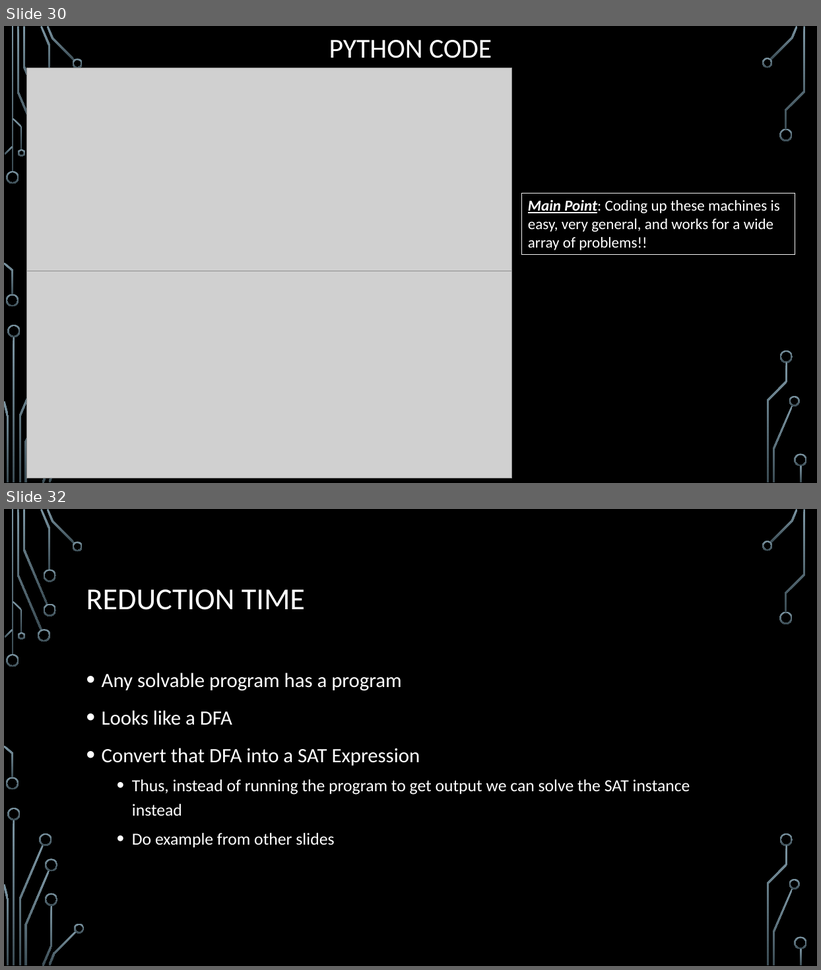
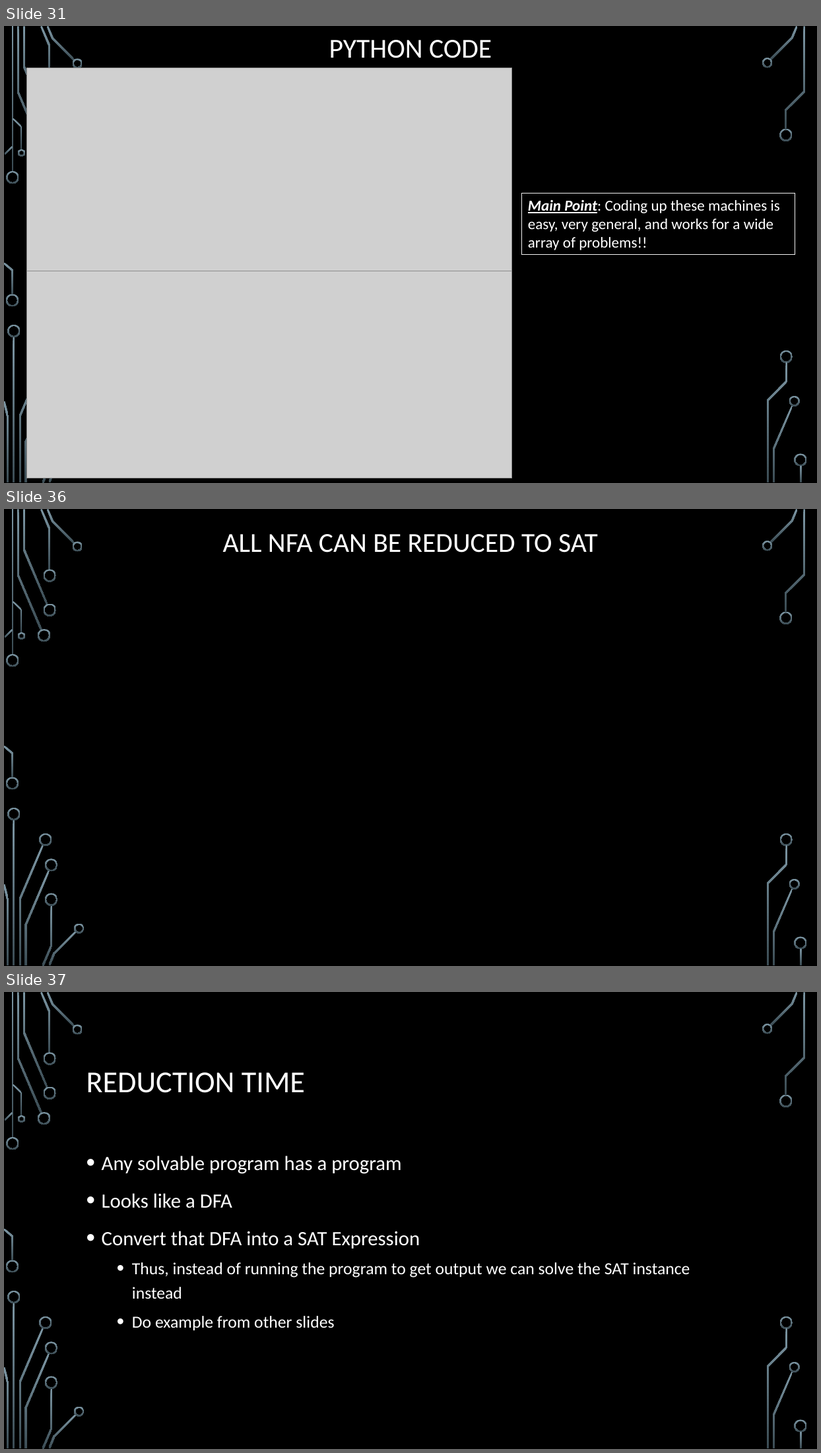
Before and after one commit to markfloryan/dsa2, a slide deck: slides/06-3-Hardness.pptx. Shown one above the other, each under a label of ours: slides 30 and 32 before the commit, slides 31, 36 and 37 after it; the slides between them are not shown. The pictures are 821x970 and 821x1453 pixels, drawn with LibreOffice and Linux fonts; fonts in the diff are those of the drawing; grey boxes stand for pictures; background and template pictures are left out. Boxes give left, top, right and bottom in pixels: in the first picture for what was removed or moved away, otherwise in the second. Text is boxed around its words. In the diff, an @@ line names an element or a change of style, - is before the commit and + after.

```diff
--- a/slides/06-3-Hardness.pptx
+++ b/slides/06-3-Hardness.pptx
@@ slide 36 added at <box>4,509,817,966</box>, background picture (left out); not listed: 36 template elements that a slide beside it also shows @@
@@ title added at <box>223,534,598,553</box>, 32.4 pt, text #FFFFFF @@
+ALL NFA CAN BE REDUCED TO SAT
@@ what was slide 30 is now slide 31 @@
@@ what was slide 32 is now slide 37 @@
```
Also in this commit, not shown: 1 slide changed, 5 other slides added, 1 slide removed, 6 other files.
